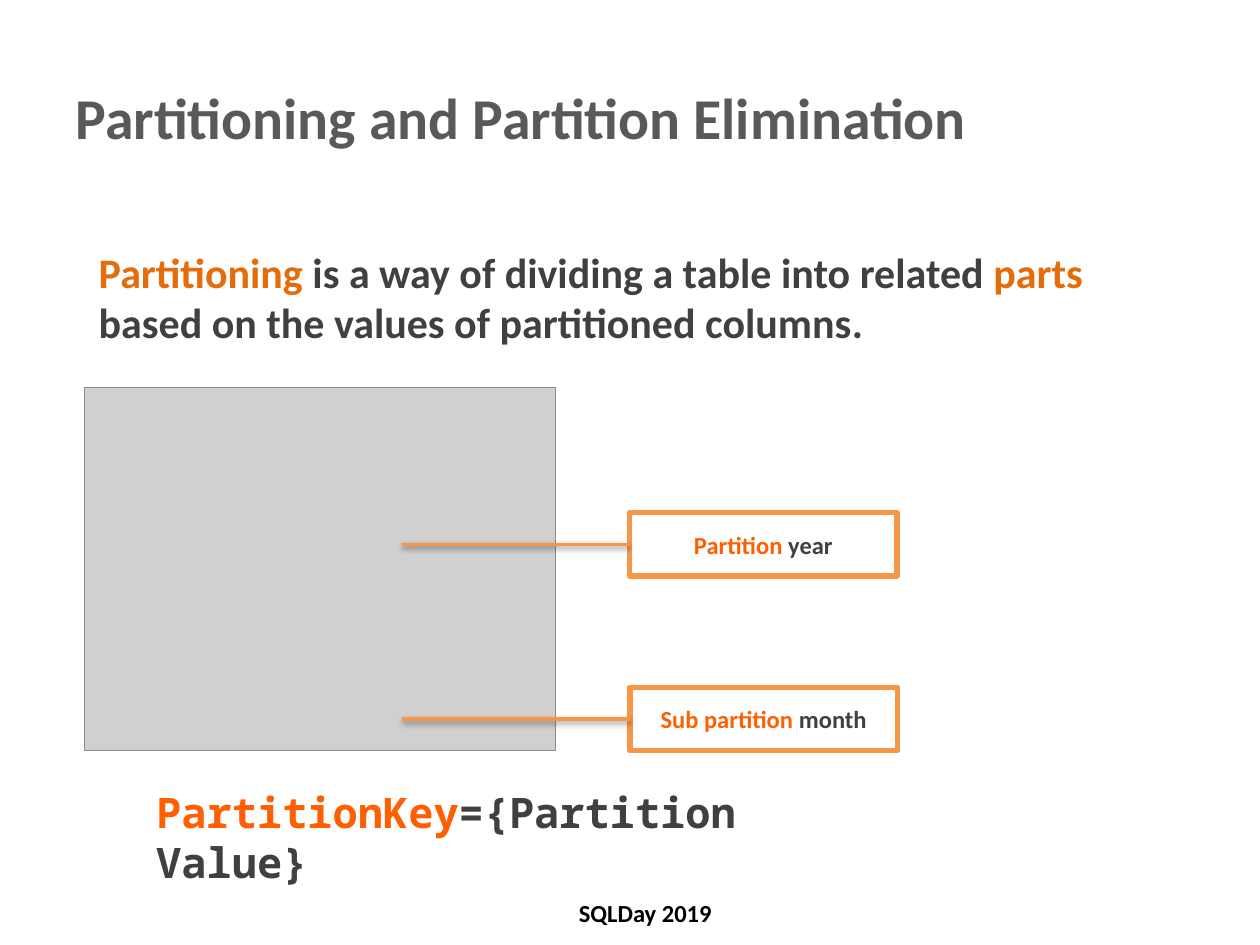
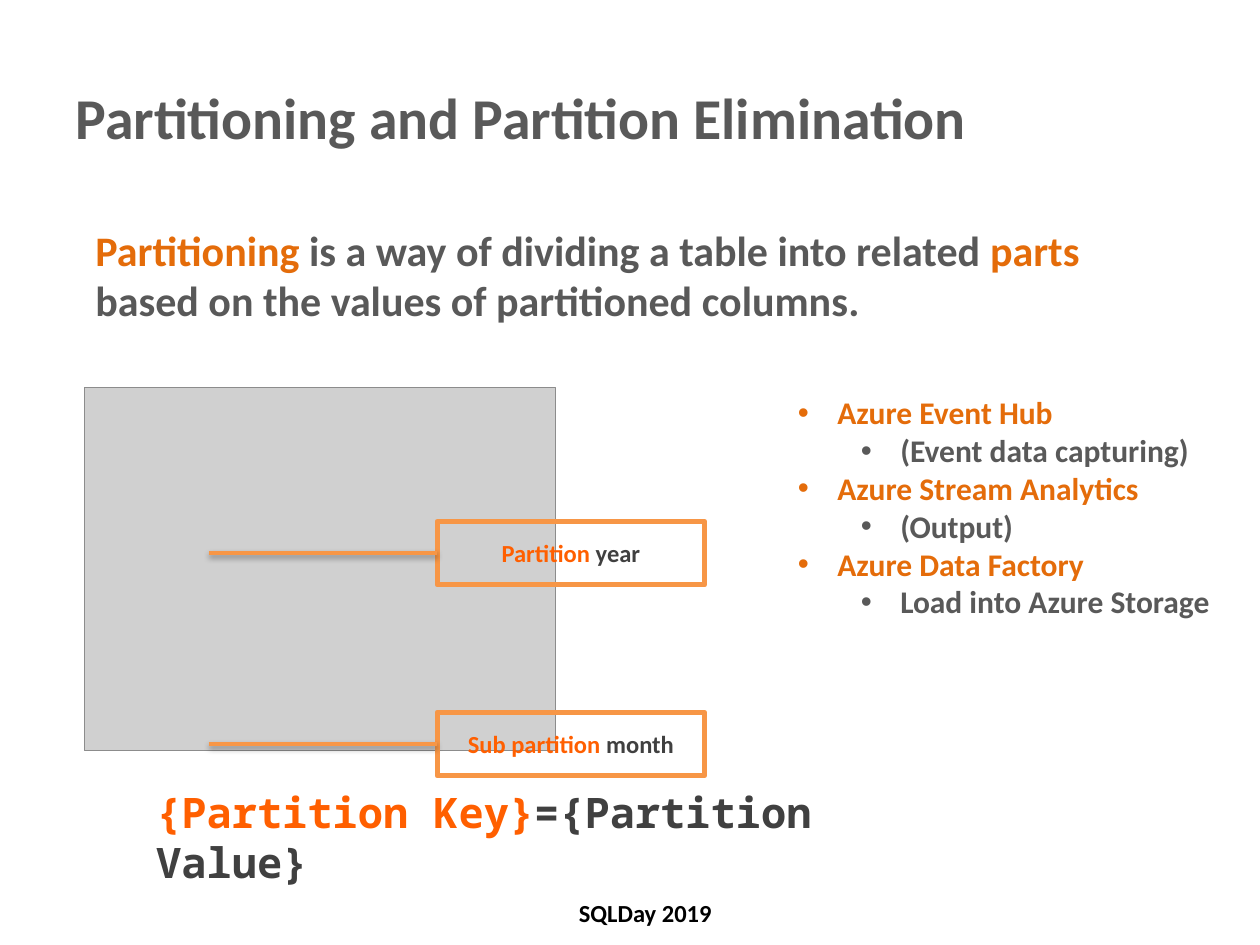
Before and after one commit to cloud4yourdata/CommunityEvents, a slide deck: slide 16 of SQLDay2019/SQLDay2019_PartitioningInBigDataSolutions.pptx. Drawn at 1260x945 pixels with LibreOffice and Linux fonts; fonts in the diff are those of the drawing; grey boxes stand for pictures; background and template pictures are left out. Boxes give left, top, right and bottom in pixels: in the first picture for what was removed or moved away, otherwise in the second. Text is boxed around its words. In the diff, an @@ line names an element or a change of style, - is before the commit and + after.

```diff
--- a/SQLDay2019/SQLDay2019_PartitioningInBigDataSolutions.pptx
+++ b/SQLDay2019/SQLDay2019_PartitioningInBigDataSolutions.pptx
@@ text "Partitioning is a way of ...": place and size @@
-text "Partitioning is a way of ..." at box(99, 258, 1082, 345)
+text "Partitioning is a way of ..." at box(95, 236, 1079, 323)
@@ text "Partitioning is a way of ..." at box(95, 236, 1079, 323): text colour #404040 to #595959 in "is a way of dividing a table ..." @@
@@ text added at box(837, 402, 1210, 619), 18 pt, text #E46C0A, bold @@
+• Azure Event Hub
+  • (Event data capturing)
+• Azure Stream Analytics
+  • (Output)
+• Azure Data Factory
+  • Load into Azure Storage
@@ rectangle "Partition year": place and size @@
-rectangle "Partition year" at box(630, 513, 897, 576)
+rectangle "Partition year" at box(437, 522, 704, 585)
@@ line moved from (402, 544) - (630, 544) to (209, 553) - (437, 553) @@
@@ rectangle "Sub partition month": place and size @@
-rectangle "Sub partition month" at box(630, 687, 897, 750)
+rectangle "Sub partition month" at box(437, 712, 704, 775)
@@ line moved from (402, 719) - (630, 719) to (209, 745) - (437, 745) @@
@@ text at box(156, 795, 812, 885): text changed @@
-PartitionKey={Partition Value}
+{Partition Key}={Partition Value}
```
Also in this commit, not shown: 17 other slides changed, 1 other file.
